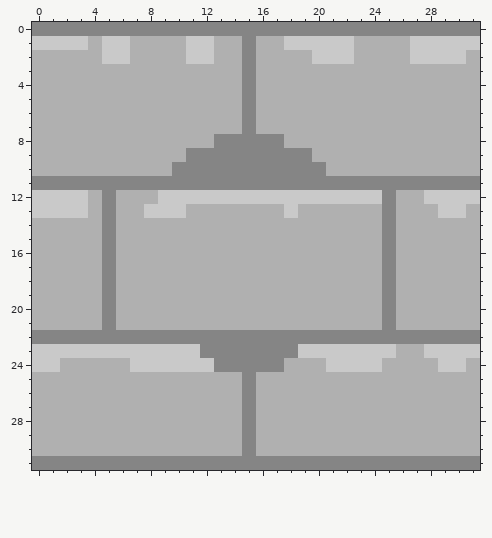
Pixel-art sprite, stored at res/scenery/wall_b.png. The picture above is the old version.
The file is 32x32 pixels.
The same view after the edit:
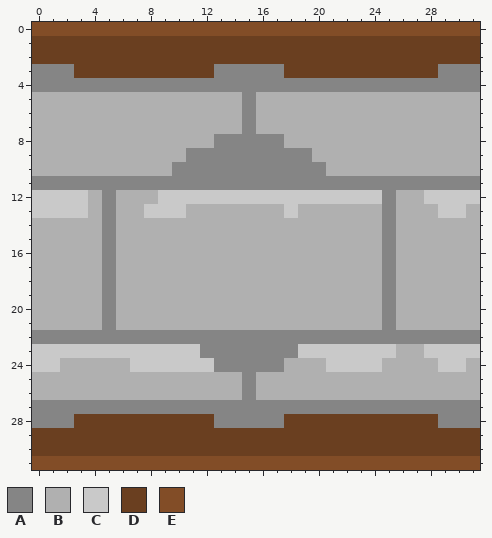
Palette (. is transparent): A #858585  B #b0b0b0  C #c9c9c9  D #6a3f20  E #824d27
Difference:
@@ x 0..31 @@
- 0 AAAAAAAAAAAAAAAAAAAAAAAAAAAAAAAA
- 1 CCCCBCCBBBBCCBBABBCCCCCBBBBCCCCC
- 2 BBBBBCCBBBBCCBBABBBBCCCBBBBCCCCB
- 3 BBBBBBBBBBBBBBBABBBBBBBBBBBBBBBB
- 4 BBBBBBBBBBBBBBBABBBBBBBBBBBBBBBB
+ 0 EEEEEEEEEEEEEEEEEEEEEEEEEEEEEEEE
+ 1 DDDDDDDDDDDDDDDDDDDDDDDDDDDDDDDD
+ 2 DDDDDDDDDDDDDDDDDDDDDDDDDDDDDDDD
+ 3 AAADDDDDDDDDDAAAAADDDDDDDDDDDAAA
+ 4 AAAAAAAAAAAAAAAAAAAAAAAAAAAAAAAA
  5 BBBBBBBBBBBBBBBABBBBBBBBBBBBBBBB
@@ x 0..31 @@
 26 BBBBBBBBBBBBBBBABBBBBBBBBBBBBBBB
-27 BBBBBBBBBBBBBBBABBBBBBBBBBBBBBBB
-28 BBBBBBBBBBBBBBBABBBBBBBBBBBBBBBB
-29 BBBBBBBBBBBBBBBABBBBBBBBBBBBBBBB
-30 BBBBBBBBBBBBBBBABBBBBBBBBBBBBBBB
-31 AAAAAAAAAAAAAAAAAAAAAAAAAAAAAAAA
+27 AAAAAAAAAAAAAAAAAAAAAAAAAAAAAAAA
+28 AAADDDDDDDDDDAAAAADDDDDDDDDDDAAA
+29 DDDDDDDDDDDDDDDDDDDDDDDDDDDDDDDD
+30 DDDDDDDDDDDDDDDDDDDDDDDDDDDDDDDD
+31 EEEEEEEEEEEEEEEEEEEEEEEEEEEEEEEE
Pixel boxes of the changes (left, top, right, bottom) in both pictures:
changed: (32, 22, 480, 92)
changed: (32, 400, 480, 470)
